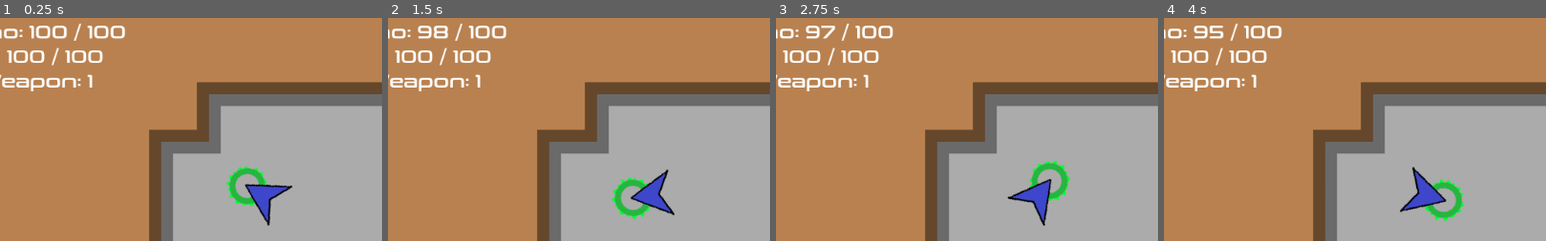
Above: before the commit, frames 1-4 (left to right).
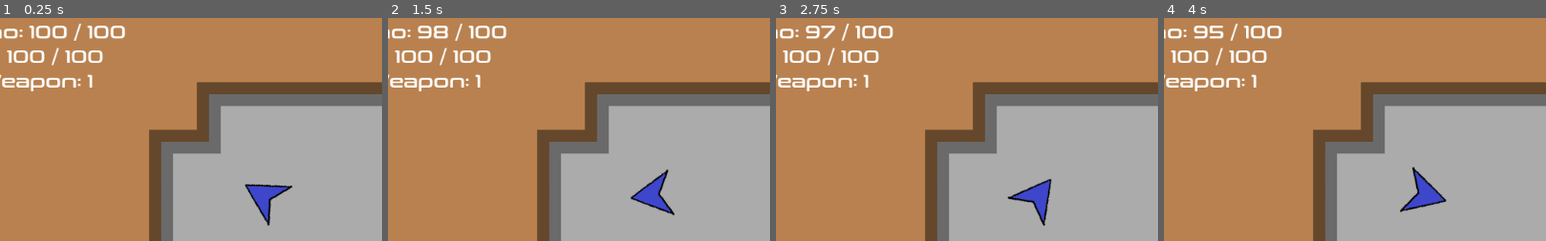
Above: after the commit, the same moments.

Repository: afkpuezo/blinkshooter
Game: Godot game, scene res://scenes/demos/demo.tscn
Same seed, same stepped clock (60 frames per second), same inputs: the game is played once before the commit and once after it.
Inputs (mouse positions are % of the whole screen's width and height, from its top left):
- Up to frame 1 (0.25 s): no input
- Up to frame 2 (1.5 s): tap Enter at 0.5 s; move the mouse to (72, 45) at 0.52 s; click (72, 45) at 0.6 s; tap Space at 1.25 s; move the mouse to (30, 55) at 1.27 s; click (30, 55) at 1.35 s
- Up to frame 3 (2.75 s): tap Enter at 2 s; move the mouse to (60, 28) at 2.02 s; click (60, 28) at 2.1 s
- Up to frame 4 (4 s): move the mouse to (45, 70) at 2.77 s; click (45, 70) at 2.85 s; tap Space at 3.5 s; move the mouse to (80, 65) at 3.52 s; click (80, 65) at 3.6 s
The pictures show only the part of the screen within x 16-66%, y 10-60%; the shares and areas given below are measured in that part.

The runs differ from the first frame. In frame 1, 0.7% of the frame differs, in the area x 59-70%, y 66-85%; in frame 2, 0.8%, in the area x 58-69%, y 71-91%; in frame 3, 0.7%; in frame 4, 0.7%.

Commit message:
melee attack saw blade working

Diff:
--- a/project.godot
+++ b/project.godot
@@ -14,7 +14,7 @@
 "language": "GDScript",
 "path": "res://scripts/actions/action.gd"
 }, {
-"base": "Node",
+"base": "Node2D",
 "class": "ActionBar",
 "language": "GDScript",
 "path": "res://scripts/actions/action_bar.gd"
@@ -114,10 +114,15 @@
 "language": "GDScript",
 "path": "res://scripts/ui/reticle/reticle.gd"
 }, {
-"base": "Node2D",
-"class": "SawBlade",
-"language": "GDScript",
-"path": "res://scripts/actions/saw_blade.gd"
+"base": "Action",
+"class": "SawBladeAction",
+"language": "GDScript",
+"path": "res://scripts/actions/saw_blade_action.gd"
+}, {
+"base": "Node2D",
+"class": "SawBladeAttack",
+"language": "GDScript",
+"path": "res://scripts/actions/saw_blade_attack.gd"
 }, {
 "base": "Node2D",
 "class": "Spawner",
@@ -176,7 +181,8 @@
 "PlayerMonitorText": "",
 "PlayerMover": "",
 "Reticle": "",
-"SawBlade": "",
+"SawBladeAction": "",
+"SawBladeAttack": "",
 "Spawner": "",
 "State": "",
 "StateMachine": "",
--- /dev/null
+++ b/scenes/actions/saw_blade/saw_blade_action.tscn
@@ -0,0 +1,16 @@
+[gd_scene load_steps=3 format=2]
+
+[ext_resource path="res://scripts/actions/saw_blade_action.gd" type="Script" id=1]
+[ext_resource path="res://scenes/actions/saw_blade/saw_blade_attack.tscn" type="PackedScene" id=2]
+
+[node name="SawBladeAction" type="Node2D"]
+script = ExtResource( 1 )
+energy_cost = 40
+cooldown = 2.0
+
+[node name="SawBladeAttack" parent="." instance=ExtResource( 2 )]
+
+[node name="Timer" type="Timer" parent="."]
+autostart = true
+
+[connection signal="timeout" from="Timer" to="." method="_on_Timer_timeout"]
--- a/scenes/actions/saw_blade.tscn
+++ b/scenes/actions/saw_blade/saw_blade_attack.tscn
@@ -1,7 +1,7 @@
 [gd_scene load_steps=7 format=2]
 
 [ext_resource path="res://assets/effects/saw_blade.png" type="Texture" id=1]
-[ext_resource path="res://scripts/actions/saw_blade.gd" type="Script" id=2]
+[ext_resource path="res://scripts/actions/saw_blade_attack.gd" type="Script" id=2]
 [ext_resource path="res://scripts/hit_boxes/hit_box.gd" type="Script" id=3]
 
 [sub_resource type="Animation" id=1]
@@ -37,11 +37,12 @@
 [sub_resource type="CircleShape2D" id=3]
 radius = 32.0
 
-[node name="SawBlade" type="Node2D"]
+[node name="SawBladeAttack" type="Node2D"]
 script = ExtResource( 2 )
 
 [node name="Sprite" type="Sprite" parent="."]
 position = Vector2( 24, 0 )
+z_index = -1
 texture = ExtResource( 1 )
 
 [node name="AnimationPlayer" type="AnimationPlayer" parent="."]
--- a/scenes/demos/demo.tscn
+++ b/scenes/demos/demo.tscn
@@ -9,7 +9,7 @@
 [ext_resource path="res://scenes/actions/blink.tscn" type="PackedScene" id=7]
 [ext_resource path="res://scenes/weapons/small_gun.tscn" type="PackedScene" id=8]
 [ext_resource path="res://scenes/units/enemy/enemy.tscn" type="PackedScene" id=9]
-[ext_resource path="res://scenes/actions/saw_blade.tscn" type="PackedScene" id=10]
+[ext_resource path="res://scenes/actions/saw_blade/saw_blade_action.tscn" type="PackedScene" id=10]
 
 [node name="World" type="Node2D"]
 
@@ -24,7 +24,9 @@
 [node name="Blink" parent="Player/ActionBar" index="0" instance=ExtResource( 7 )]
 energy_cost = 40
 
-[node name="DemoAction" type="Node" parent="Player/ActionBar" index="1"]
+[node name="SawBladeAction" parent="Player/ActionBar" index="1" instance=ExtResource( 10 )]
+
+[node name="DemoAction" type="Node" parent="Player/ActionBar" index="2"]
 script = ExtResource( 1 )
 
 [node name="HurtBox" parent="Player" index="7"]
@@ -36,9 +38,6 @@
 [node name="SmallGun" parent="Player/WeaponBar" index="0" instance=ExtResource( 8 )]
 
 [node name="BigGun" parent="Player/WeaponBar" index="1" instance=ExtResource( 2 )]
-
-[node name="SawBlade" parent="Player" instance=ExtResource( 10 )]
-z_index = -1
 
 [node name="Enemy" parent="." instance=ExtResource( 9 )]
 position = Vector2( 900, 400 )
--- a/scenes/units/player.tscn
+++ b/scenes/units/player.tscn
@@ -78,7 +78,7 @@
 script = ExtResource( 6 )
 MAX_SPEED = 500
 
-[node name="ActionBar" type="Node" parent="."]
+[node name="ActionBar" type="Node2D" parent="."]
 script = ExtResource( 2 )
 
 [node name="BulletSpawnPoint" type="Node2D" parent="."]
--- a/scripts/actions/action_bar.gd
+++ b/scripts/actions/action_bar.gd
@@ -1,4 +1,4 @@
-extends Node
+extends Node2D
 class_name ActionBar
 ## Acts as an interface between the player node and the actions they can perform
 ## NOTE: this is currently a placeholder
--- /dev/null
+++ b/scripts/actions/saw_blade_action.gd
@@ -0,0 +1,31 @@
+extends Action
+class_name SawBladeAction
+## Creates a saw blade in front of the player character for a brief amount of time, to serve
+## as a melee attack
+
+
+onready var saw_blade_attack: SawBladeAttack = $SawBladeAttack
+onready var timer: Timer = $Timer
+
+
+func _ready() -> void:
+	disable()
+
+
+## inherited from Action
+##
+func do_action():
+	enable()
+	timer.start()
+
+
+func enable():
+	add_child(saw_blade_attack)
+
+
+func disable():
+	remove_child(saw_blade_attack)
+
+
+func _on_Timer_timeout() -> void:
+	disable()
--- a/scripts/actions/saw_blade.gd
+++ b/scripts/actions/saw_blade_attack.gd
@@ -1,5 +1,5 @@
 extends Node2D
-class_name SawBlade
+class_name SawBladeAttack
 ## this scene/node is the actual blade with the sprite and hurtbox, but not the
 ## action that uses/creates it
 
